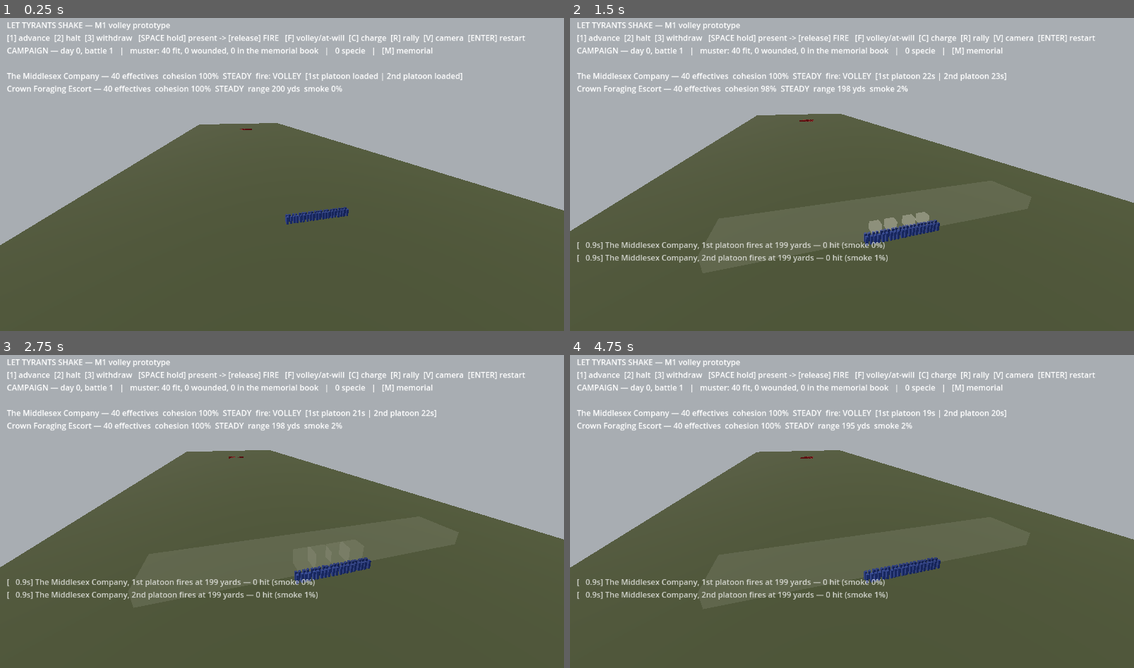
Above: before the commit, frames 1-4 (two rows, left to right).
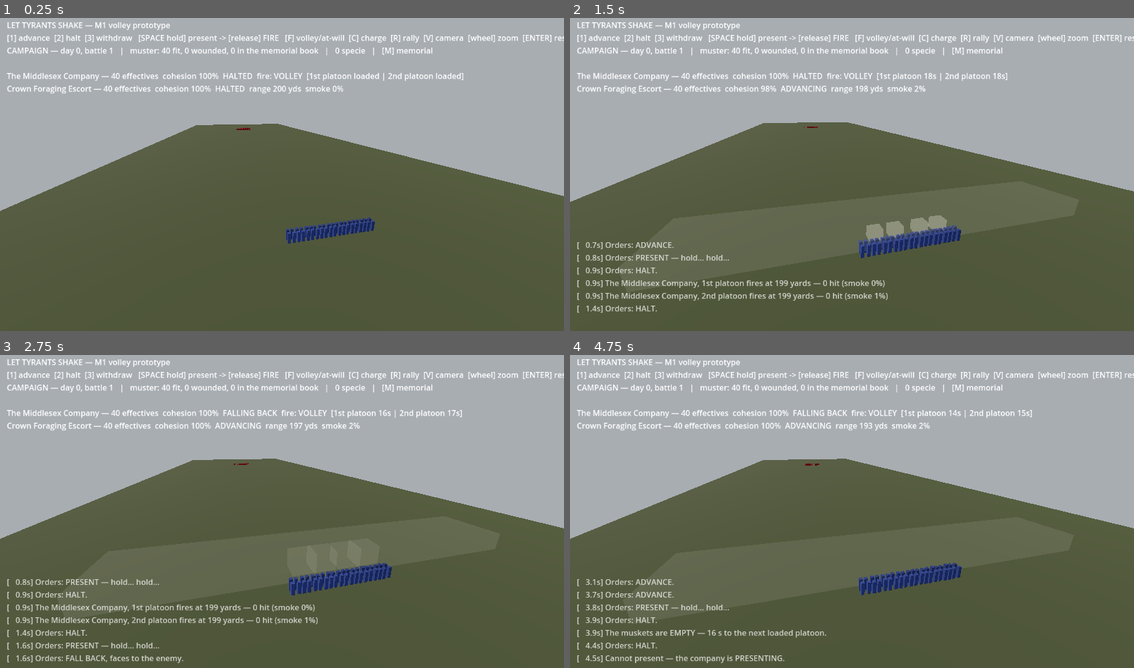
Above: after the commit, the same moments.

Repository: brassica-research/AmGameDev
Game: Godot game, scene res://scenes/main.tscn
The game is run twice, just before and just after one commit, with the same random seed, the same clock (stepped at 60 frames per second) and the same inputs.
Inputs (mouse positions are in pixels of both pictures, inside the frame that each line leads up to):
- Up to frame 1 (0.25 s): no input
- Up to frame 2 (1.5 s): tap Enter at 0.5 s; move the mouse to (976, 155) at 0.52 s; hold D 0.53-1.28 s; tap 1 at 0.6 s; click (976, 155) at 0.67 s; tap Space at 0.77 s; tap 2 at 0.8, 1.35 s; move the mouse to (739, 187) at 1.27 s; hold Down from 1.28 s (still down); click (739, 187) at 1.42 s
- Up to frame 3 (2.75 s): tap Space at 1.52 s; tap 3 at 1.55, 2.1 s; move the mouse to (338, 439) at 2.02 s; release Down at 2.03 s; hold D from 2.03 s (still down); click (338, 439) at 2.17 s; tap Enter at 2.3 s
- Up to frame 4 (4.75 s): move the mouse to (823, 574) at 2.77 s; release D at 2.78 s; hold Up 2.78-3.53 s; tap Enter at 2.85 s; click (823, 574) at 2.92 s; tap Space at 3.02, 3.77, 4.52 s; tap 1 at 3.05, 3.6 s; move the mouse to (1021, 558) at 3.52 s; hold Down from 3.53 s (still down); click (1021, 558) at 3.67 s; tap 2 at 3.8, 4.35 s; move the mouse to (682, 461) at 4.27 s; click (682, 461) at 4.42 s; tap 3 at 4.55 s

The runs differ from the first frame. In frame 1, 5.0% of the frame differs, in the area x 0-100%, y 5-73%; in frame 2, 6.8%; in frame 3, 6.9%, in the area x 0-100%, y 5-99%; in frame 4, 6.6%.

Commit message:
Playtest patch #1: orders answer back, pacing pass, camera zoom
First human playtest reported dead-feeling controls (couldn't see
volley toggle or halt/withdraw take effect). Sim-side command paths
verify correct - a new regression test replays the exact reported
sequences (F toggling round-trip x3, advance -> halt stops dead ->
withdraw reverses, volley -> reload -> second volley). The real defect
was silence and slowness:

- Order echo: player commands answer in the battle log ("Orders:
  HALT."), and refused orders say why ("The muskets are EMPTY - 9 s to
  the next loaded platoon"), via sim.echo_orders_for
- HUD movement readout: STEADY now reads ADVANCING / HALTED / FALLING
  BACK for both lines
- Pacing pass #1: march speeds up ~40% (1.6 yd/s advance, 3.2 charge),
  reloads trimmed ~20% (19/15/12.5/10.5 s by drill), melee resolves
  30% faster - the rhythm keeps its shape, the screen keeps moving
- Camera: mouse-wheel zoom (0.55-1.8x) and a snappier follow lerp
- Numpad aliases for 1/2/3; docs updated to the new reload band

Co-Authored-By: Claude Fable 5 <noreply@anthropic.com>
Claude-Session: https://claude.ai/code/session_011s6bQt1Uq6U6CpxEsZ7XW3

Diff:
--- a/game/src/combat/formation.gd
+++ b/game/src/combat/formation.gd
@@ -24,12 +24,13 @@
 
 ## Reload time in seconds by drill level (docs/02: the fundamental
 ## rhythm of combat). Historical prime-and-load ran 15–20s for trained
-## troops at 3–4 rounds/minute in ideal drill conditions.
+## troops; pacing pass #1 trimmed ~20% so the rhythm reads as tension
+## rather than dead air — militia still crawl, veterans still sing.
 const RELOAD_TIME := {
-	Drill.MILITIA: 24.0,
-	Drill.DRILLED: 20.0,
-	Drill.REGULAR: 16.0,
-	Drill.VETERAN: 14.0,
+	Drill.MILITIA: 19.0,
+	Drill.DRILLED: 15.0,
+	Drill.REGULAR: 12.5,
+	Drill.VETERAN: 10.5,
 }
 
 var shape: int = Shape.LINE
--- a/game/src/presentation/battle_scene.gd
+++ b/game/src/presentation/battle_scene.gd
@@ -59,6 +59,7 @@
 var _report_linger := 0.0
 var _show_memorial := false
 var _cinematic := false
+var _zoom := 1.0
 var _shot := SHOT_AERIAL
 var _shot_age := 0.0
 var _shot_max_age := SHOT_MAX_AGE
@@ -89,6 +90,7 @@
 	if _scenario == "campaign":
 		_campaign = true
 		_battles_limit = int(String(args.get("battles", "0")))
+	# (echo wiring happens after sim creation, below)
 		if _auto:
 			GameState.demo_mode = true  # the real muster roll is untouchable
 			if GameState.roster == null:
@@ -109,6 +111,8 @@
 				var stagger := 3.0 * float(c.lane)
 				c.pos_y = (-half - stagger) if c.side == 0 else (half - stagger * 0.5)
 				c.prev_pos_y = c.pos_y
+	if not _auto:
+		sim.echo_orders_for = PLAYER_ID  # orders answer back (playtest #1)
 	_build_environment()
 	_build_field()
 	for c in sim.companies:
@@ -182,6 +186,11 @@
 
 
 func _unhandled_input(event: InputEvent) -> void:
+	if event is InputEventMouseButton and (event as InputEventMouseButton).pressed:
+		match (event as InputEventMouseButton).button_index:
+			MOUSE_BUTTON_WHEEL_UP: _zoom = clampf(_zoom - 0.1, 0.55, 1.8)
+			MOUSE_BUTTON_WHEEL_DOWN: _zoom = clampf(_zoom + 0.1, 0.55, 1.8)
+		return
 	if event is not InputEventKey:
 		return
 	var key := event as InputEventKey
@@ -189,9 +198,9 @@
 		return
 	if key.pressed:
 		match key.keycode:
-			KEY_1: _order("advance")
-			KEY_2: _order("halt")
-			KEY_3: _order("withdraw")
+			KEY_1, KEY_KP_1: _order("advance")
+			KEY_2, KEY_KP_2: _order("halt")
+			KEY_3, KEY_KP_3: _order("withdraw")
 			KEY_SPACE: _order("present")
 			KEY_C: _order("charge")
 			KEY_R: _order("rally")
@@ -468,7 +477,8 @@
 		return
 	var z := _render_z(pc)
 	var lx := _lane_x(pc.lane)
-	_camera.position = _camera.position.lerp(Vector3(lx + 18.0, 24.0, z - 28.0), 0.05)
+	_camera.position = _camera.position.lerp(
+		Vector3(lx + 14.0 * _zoom, 18.0 * _zoom, z - 22.0 * _zoom), 0.12)
 	_camera.look_at(Vector3(lx, 1.0, z + 32.0), Vector3.UP)
 
 
@@ -565,7 +575,7 @@
 	var foe := sim.nearest_enemy(pc) if pc != null else null
 	var lines: Array[String] = []
 	lines.append("LET TYRANTS SHAKE — M1 volley prototype")
-	lines.append("[1] advance  [2] halt  [3] withdraw   [SPACE hold] present -> [release] FIRE   [F] volley/at-will  [C] charge  [R] rally  [V] camera  [ENTER] restart")
+	lines.append("[1] advance  [2] halt  [3] withdraw   [SPACE hold] present -> [release] FIRE   [F] volley/at-will  [C] charge  [R] rally  [V] camera  [wheel] zoom  [ENTER] restart")
 	if sim.night:
 		var alarm := "THE ALARM IS RAISED" if sim.alarm_raised else "silence — the columns are undiscovered"
 		lines.append("BAYONETS ONLY — night storm, Stony Point pattern   |   %s" % alarm)
@@ -598,12 +608,12 @@
 			if pc.state == BattleCompany.State.PRESENTING else ""
 		lines.append("%s — %d effectives  cohesion %.0f%%  %s  fire: %s  [%s | %s]%s" % [
 			pc.brigade.display_name, pc.effectives(), pc.cohesion() * 100.0,
-			pc.state_name(), pc.fire_mode_name(),
+			_state_txt(pc), pc.fire_mode_name(),
 			_platoon_txt(pc, 0), _platoon_txt(pc, 1), hold_txt])
 	if pc != null and foe != null:
 		lines.append("%s — %d effectives  cohesion %.0f%%  %s  range %d yds  smoke %.0f%%" % [
 			foe.brigade.display_name, foe.effectives(), foe.cohesion() * 100.0,
-			foe.state_name(), int(absf(foe.pos_y - pc.pos_y)),
+			_state_txt(foe), int(absf(foe.pos_y - pc.pos_y)),
 			sim.smoke.sample_between(pc.pos_y, foe.pos_y) * 100.0])
 	if _lanes > 1:
 		var extras: Array[String] = []
@@ -655,6 +665,17 @@
 	_log_label.text = "\n".join(tail)
 
 
+## The state text a commander actually needs: movement is visible in
+## words, not just in one-yard-per-second box drift (playtest #1).
+func _state_txt(c: BattleCompany) -> String:
+	if c.state == BattleCompany.State.STEADY:
+		match c.move_order:
+			1: return "ADVANCING"
+			-1: return "FALLING BACK"
+			_: return "HALTED"
+	return c.state_name()
+
+
 func _platoon_txt(c: BattleCompany, p: int) -> String:
 	if c.bayonets_only:
 		return "%s: UNLOADED BY ORDER" % BattleCompany.PLATOON_NAMES[p]
--- a/game/src/sim/battle_company.gd
+++ b/game/src/sim/battle_company.gd
@@ -9,10 +9,13 @@
 enum State { STEADY, PRESENTING, CHARGING, MELEE, BROKEN, FLED, DESTROYED }
 enum FireMode { VOLLEY, AT_WILL }
 
-const ADVANCE_SPEED := 1.1    # yd/s — common step, ~75 paces/min
-const WITHDRAW_SPEED := 0.8   # backward, still facing the enemy
-const CHARGE_SPEED := 2.6
-const ROUT_SPEED := 2.8       # fear is faster than orders
+## Pacing pass #1 (first human playtest, Jul 2026): historical march
+## rates read as frozen on screen. Speeds sit ~40% above drill-manual
+## literalism — the rhythm keeps its shape, the screen keeps moving.
+const ADVANCE_SPEED := 1.6    # yd/s — brisk quick step
+const WITHDRAW_SPEED := 1.2   # backward, still facing the enemy
+const CHARGE_SPEED := 3.2
+const ROUT_SPEED := 3.4       # fear is faster than orders
 const MELEE_RANGE := 2.0
 const CHARGE_FEAR_RANGE := 80.0   # where the incoming-bayonets shock lands
 const MAX_HOLD_SECONDS := 5.0     # Present hold time for full steadiness bonus
--- a/game/src/sim/battle_sim.gd
+++ b/game/src/sim/battle_sim.gd
@@ -20,6 +20,10 @@
 var over := false
 var winner_side := -1
 var battle_log: Array[String] = []
+## Set to a company id to echo that actor's orders (and WHY an order
+## was refused) into the battle log — playtest finding #1: silent
+## orders feel like dead controls. Empty = no echo (films, tests).
+var echo_orders_for := ""
 var _failsafe_fired := false
 
 ## Night-assault scenario state (docs/03 mission 2.12 "Bayonets Only").
@@ -198,6 +202,11 @@
 	battle_log.append("[%6.1fs] %s" % [float(tick) * SimClock.TICK_DT, text])
 
 
+func _echo(c: BattleCompany, text: String) -> void:
+	if c.id == echo_orders_for:
+		_log(text)
+
+
 func _apply(cmd: Dictionary) -> void:
 	var c := get_company(String(cmd["actor"]))
 	if c == null or not c.is_active():
@@ -207,21 +216,37 @@
 			if c.state == BattleCompany.State.STEADY or c.state == BattleCompany.State.PRESENTING:
 				c.state = BattleCompany.State.STEADY
 				c.move_order = 1
+				_echo(c, "Orders: ADVANCE.")
+			else:
+				_echo(c, "Cannot advance — the company is %s." % c.state_name())
 		"halt":
 			if c.state != BattleCompany.State.BROKEN:
 				c.move_order = 0
+				_echo(c, "Orders: HALT.")
+			else:
+				_echo(c, "No one is listening — the company is broken.")
 		"withdraw":
 			if c.state == BattleCompany.State.STEADY or c.state == BattleCompany.State.PRESENTING:
 				c.state = BattleCompany.State.STEADY
 				c.move_order = -1
+				_echo(c, "Orders: FALL BACK, faces to the enemy.")
+			else:
+				_echo(c, "Cannot withdraw — the company is %s." % c.state_name())
 		"present":
 			if c.state == BattleCompany.State.STEADY and not c.bayonets_only:
 				c.state = BattleCompany.State.PRESENTING
 				c.move_order = 0
 				c.present_hold = 0.0
+				_echo(c, "Orders: PRESENT — hold... hold...")
+			elif c.bayonets_only:
+				_echo(c, "The muskets are unloaded by order — bayonets only.")
+			elif c.state != BattleCompany.State.STEADY:
+				_echo(c, "Cannot present — the company is %s." % c.state_name())
 		"fire":
 			if c.state == BattleCompany.State.PRESENTING and c.any_loaded() and not c.bayonets_only:
 				_fire_volley(c)
+			elif c.state == BattleCompany.State.PRESENTING and not c.any_loaded():
+				_echo(c, "The muskets are EMPTY — %d s to the next loaded platoon." % ceili(minf(c.platoon_reload[0], c.platoon_reload[1])))
 		"fire_at_will":
 			if c.bayonets_only:
 				pass
@@ -385,7 +410,7 @@
 
 ## In the dark, a lost melee collapses faster — confusion multiplies steel.
 func _melee_rate() -> float:
-	return MELEE_CASUALTY_RATE * (1.5 if night else 1.0)
+	return MELEE_CASUALTY_RATE * 1.3 * (1.5 if night else 1.0)  # pacing pass #1
 
 
 func _update_melee() -> void:
--- a/game/tests/run_tests.gd
+++ b/game/tests/run_tests.gd
@@ -28,6 +28,7 @@
 	_test_field_strength_cap()
 	_test_enlistment_expiry()
 	_test_camp_postures()
+	_test_player_command_sequences()
 	_test_campaign_three_battles()
 	print("")
 	print("%d checks, %d failures" % [checks, failures])
@@ -436,6 +437,57 @@
 	check(mishaps > 0 and clean > 0, "foraging risk is real but not certain (%d/30 mishaps)" % mishaps)
 
 
+## Playtest #1 regression: the exact sequences reported as unresponsive,
+## replayed against the sim. Proves the command paths; the presentation
+## fix (order echo, HUD movement text) makes the results visible.
+func _test_player_command_sequences() -> void:
+	print("\n-- Player command sequences (first-playtest report)")
+	var sim := BattleSim.create_demo(9, false)  # crown AI only; player manual
+	var pc := sim.get_company("continentals")
+	# Fire-mode toggle, three times over.
+	sim.bus.submit(sim.tick + 1, "continentals", "fire_at_will")
+	for i in 3: sim.step()
+	check(pc.fire_mode == BattleCompany.FireMode.AT_WILL, "F engages fire-at-will")
+	sim.bus.submit(sim.tick + 1, "continentals", "volley_fire")
+	for i in 3: sim.step()
+	check(pc.fire_mode == BattleCompany.FireMode.VOLLEY, "F toggles BACK to volley fire")
+	sim.bus.submit(sim.tick + 1, "continentals", "fire_at_will")
+	for i in 3: sim.step()
+	check(pc.fire_mode == BattleCompany.FireMode.AT_WILL, "and toggles again — no one-way trap")
+	sim.bus.submit(sim.tick + 1, "continentals", "volley_fire")
+	for i in 3: sim.step()
+	# Advance -> halt -> withdraw.
+	sim.bus.submit(sim.tick + 1, "continentals", "advance")
+	for i in 100: sim.step()
+	var after_advance := pc.pos_y
+	check(after_advance > -120.0, "advance moves the line forward")
+	sim.bus.submit(sim.tick + 1, "continentals", "halt")
+	for i in 3: sim.step()
+	var at_halt := pc.pos_y
+	for i in 100: sim.step()
+	check(pc.pos_y == at_halt, "halt stops the line dead — no drift")
+	sim.bus.submit(sim.tick + 1, "continentals", "withdraw")
+	for i in 100: sim.step()
+	check(pc.pos_y < at_halt, "withdraw moves the line back")
+	sim.bus.submit(sim.tick + 1, "continentals", "halt")
+	for i in 3: sim.step()
+	# Present -> fire -> reload -> present -> fire: the cycle repeats.
+	sim.bus.submit(sim.tick + 1, "continentals", "present")
+	for i in 40: sim.step()
+	sim.bus.submit(sim.tick + 1, "continentals", "fire")
+	for i in 3: sim.step()
+	var first_volley: int = pc.platoon_shots[0] + pc.platoon_shots[1]
+	check(first_volley == 2, "first volley: both platoons discharge")
+	check(not pc.any_loaded(), "muskets empty after the volley")
+	for i in 400: sim.step()  # 20 s — past the longest drilled reload
+	check(pc.all_loaded(), "the company reloads")
+	sim.bus.submit(sim.tick + 1, "continentals", "present")
+	for i in 40: sim.step()
+	sim.bus.submit(sim.tick + 1, "continentals", "fire")
+	for i in 3: sim.step()
+	check(pc.platoon_shots[0] + pc.platoon_shots[1] == 4, "a second volley follows — SPACE keeps working")
+
+
 ## Quiet variant for assertions inside loops — only failures print.
 func check_quiet(cond: bool, label: String) -> void:
 	checks += 1
Not shown, changed: README.md
Not shown, changed: docs/02-game-design.md
